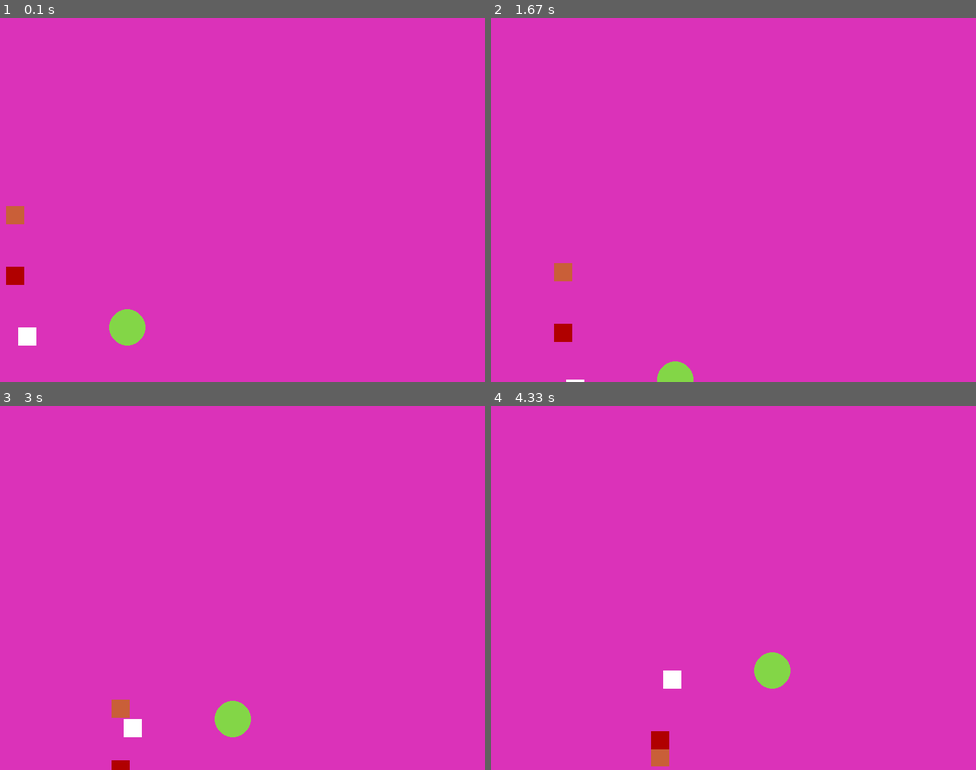
Above: before the commit, frames 1-4 (two rows, left to right).
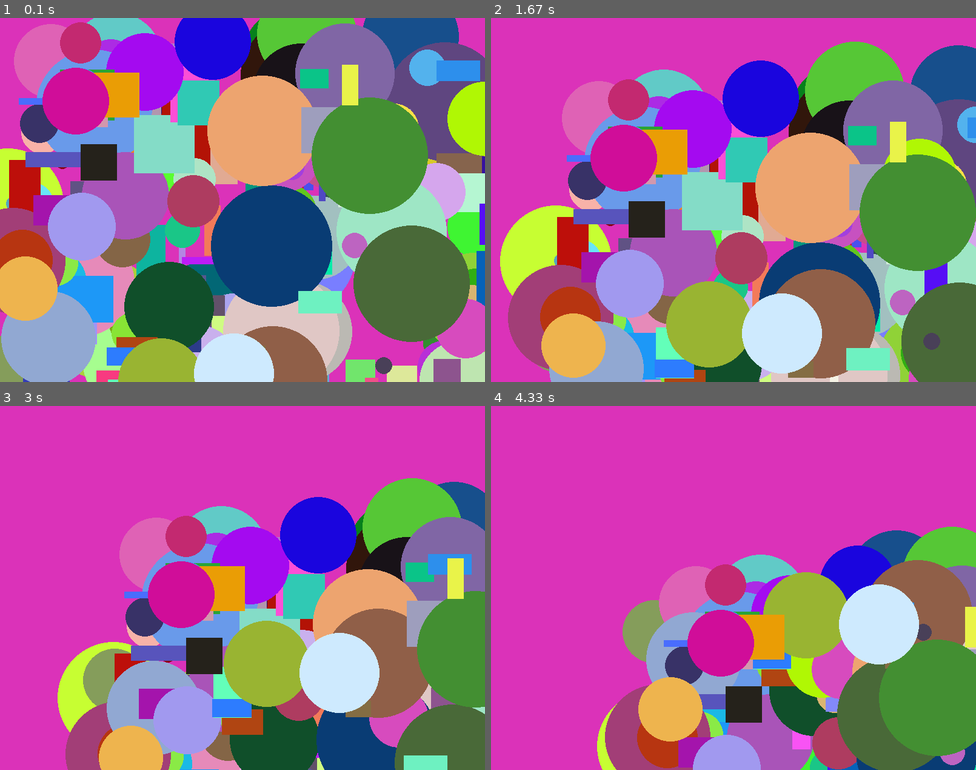
Above: after the commit, the same moments.

Repository: Faniaeste/Intro-Pygame
Game: pygame game, started from main.py
Two runs of this game, one before a commit and one after it. Both use one fixed random seed, a clock stepped at 60 frames per second and the inputs below.
Inputs:
- Up to frame 1 (0.1 s): no input
- Up to frame 2 (1.67 s): no input
- Up to frame 3 (3 s): no input
- Up to frame 4 (4.33 s): no input

The runs differ from the first frame. In frame 1, 94% of the frame differs, in the area x 0-100%, y 0-100%; in frame 2, 77%; in frame 3, 58%; in frame 4, 43%.

Commit message:
Mostrar 100 figuras rectangulares y circulares

Diff:
--- a/figura_class.py
+++ b/figura_class.py
@@ -19,7 +19,7 @@
         if self.pos_y == 0 or self.pos_y == y_max:
             self.vy = self.vy * -1
 
-    def dibujar_rectagulo(self, sourface):
+    def dibujar_rectangulo(self, sourface):
         pg.draw.rect( sourface, self.color, (self.pos_x,self.pos_y,self.w,self.h) )
 
     def dibujar_circulo(self, sourface):
--- a/main.py
+++ b/main.py
@@ -1,5 +1,6 @@
 import pygame as pg
 from figura_class import Figura
+import random as ra
 
 
 #inicializar todos los modulos de pygame, pantallas, objetos, eventos, sonidos, etc...
@@ -13,10 +14,20 @@
 pg.display.set_caption( "Intro Pygame" )#Agregar titutlo en string a mi ventana
 
 game_over = True
+"""
 rectangulo1 = Figura(0,300,(201, 95, 56))
 rectangulo2 = Figura(20,500)
 rectangulo3 = Figura(0,400, (176, 0, 0))
 circulo1 = Figura(200,500,(131, 214, 71))
+"""
+#Creando mi lista de circulos para guardar los 100 objetos
+lista_circulos = []
+lista_rectangulos = []
+#por cada vuelta del for voy guardando en lista un objeto figura con datos de entradas diferentes con el random.randinit
+for i in range(1,101):
+    lista_circulos.append(Figura(ra.randint(0,800),ra.randint(0,600), color =(ra.randint(0,255),ra.randint(0,255),ra.randint(0,255)),radio = ra.randint(10,100)))
+    lista_rectangulos.append(Figura(ra.randint(0,800),ra.randint(0,600), color =(ra.randint(0,255),ra.randint(0,255), ra.randint(0,255)), w = ra.randint(10,100), h = ra.randint(10,100)))
+
 
 while game_over:
     for eventos in pg.event.get(): #Captura todos los eventos mientras se ejecuta el bucle
@@ -26,6 +37,13 @@
 
     pantalla.fill((219, 50, 185))# Asignar el color de pantalla en rgb
 
+#recorremos la lista de circulos cargadas, llamabmos a los metodos, mover y dibujar para que lo muestre en pantalla
+    for i in range(0,100):
+        lista_circulos[i].mover(x_pos,y_pos)
+        lista_rectangulos[i].mover(x_pos,y_pos)
+        lista_circulos[i].dibujar_circulo(pantalla)
+        lista_rectangulos[i].dibujar_rectangulo(pantalla)
+    """
     rectangulo1.mover(x_pos,y_pos)
     rectangulo2.mover(x_pos,y_pos)
     rectangulo3.mover(x_pos, y_pos)
@@ -37,7 +55,7 @@
     rectangulo2.dibujar_rectagulo(pantalla)
     rectangulo3.dibujar_rectagulo(pantalla)
     circulo1.dibujar_circulo(pantalla)
-
+    """
     pg.display.flip()#Función para recargar toda la configuración que va a la pantalla
 
 
